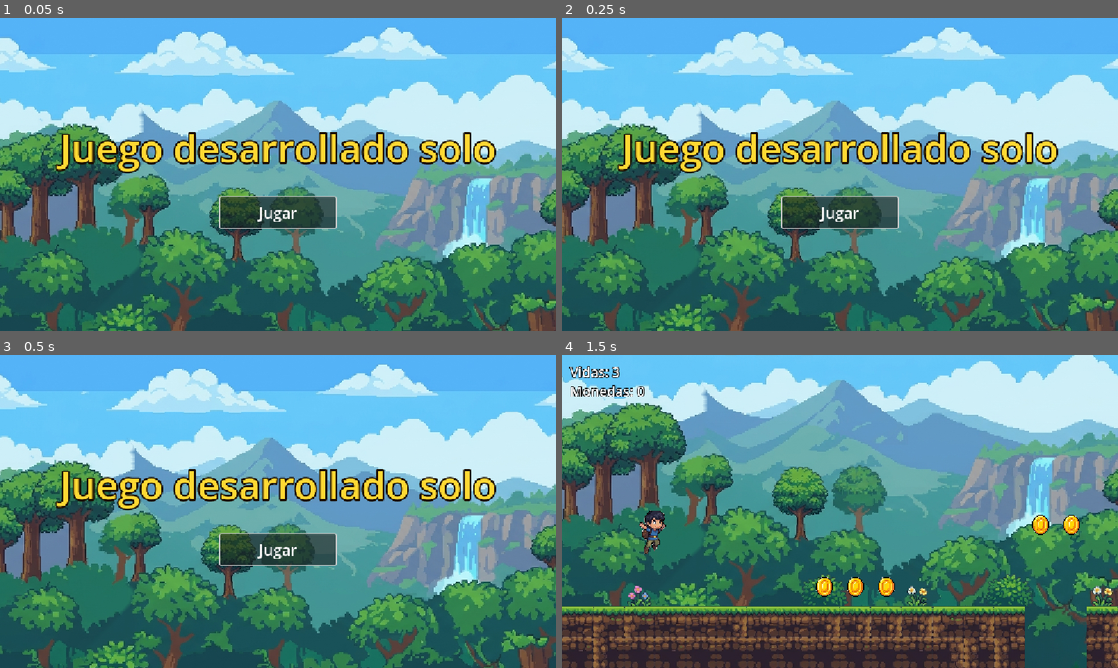
Above: before the commit, frames 1-4 (two rows, left to right).
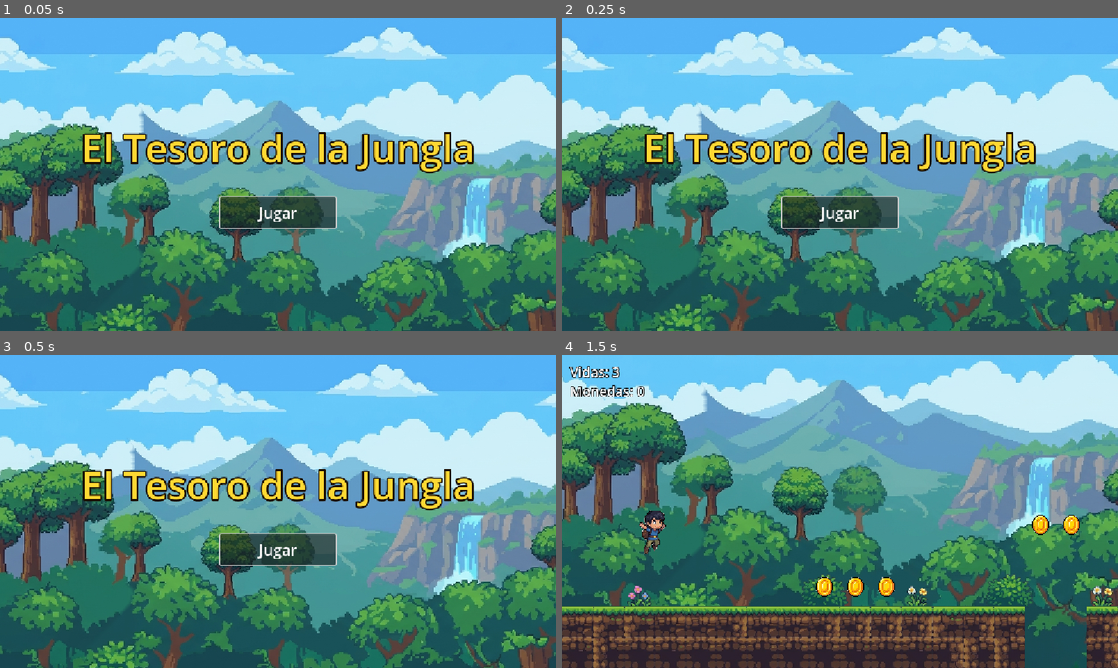
Above: after the commit, the same moments.

Repository: joseacunab/godot---desarrollo-solo
Game: Godot game, scene res://assets/Escenas/inicio.tscn
Two runs of this game, one before a commit and one after it. Both use one fixed random seed, a clock stepped at 60 frames per second and the inputs below.
Inputs:
- Up to frame 1 (0.05 s): no input
- Up to frame 2 (0.25 s): no input
- Up to frame 3 (0.5 s): no input
- Up to frame 4 (1.5 s): click "Jugar" at 0.5 s; tap Enter (ui_accept) at 1.25 s; hold Right (ui_right) from 1.28 s (still down)

The runs differ from the first frame. In frame 1, 5.3% of the frame differs, in the area x 9-90%, y 36-50%; in frame 2, 5.4%; in frame 3, 5.3%; in frame 4, nothing differs.

Commit message:
Renombra el juego a "El Tesoro de la Jungla" y añade botón Menú
- project.godot: config/name = "El Tesoro de la Jungla".
- inicio.tscn: el título muestra el nuevo nombre.
- HUD: botón "Menú" en el panel de nivel completado que quita la
  pausa y vuelve a inicio.tscn.

Co-Authored-By: Claude Opus 5.5 <noreply@anthropic.com>

Diff:
--- a/assets/Escenas/hud.tscn
+++ b/assets/Escenas/hud.tscn
@@ -73,3 +73,10 @@
 size_flags_horizontal = 4
 theme_override_font_sizes/font_size = 28
 text = "Volver a jugar"
+
+[node name="Menu" type="Button" parent="NivelCompletado/Centro/Caja"]
+custom_minimum_size = Vector2(260, 56)
+layout_mode = 2
+size_flags_horizontal = 4
+theme_override_font_sizes/font_size = 28
+text = "Menú"
--- a/assets/Escenas/inicio.tscn
+++ b/assets/Escenas/inicio.tscn
@@ -34,7 +34,7 @@
 theme_override_colors/font_outline_color = Color(0.1, 0.05, 0, 1)
 theme_override_constants/outline_size = 14
 theme_override_font_sizes/font_size = 80
-text = "Juego desarrollado solo"
+text = "El Tesoro de la Jungla"
 horizontal_alignment = 1
 
 [node name="Jugar" type="Button" parent="Interfaz/Centro/Caja"]
--- a/assets/Scripts/hud.gd
+++ b/assets/Scripts/hud.gd
@@ -5,10 +5,12 @@
 @onready var pantalla_final: ColorRect = $NivelCompletado
 @onready var etiqueta_monedas_final: Label = $NivelCompletado/Centro/Caja/MonedasFinal
 @onready var boton_volver: Button = $NivelCompletado/Centro/Caja/VolverAJugar
+@onready var boton_menu: Button = $NivelCompletado/Centro/Caja/Menu
 
 
 func _ready() -> void:
 	boton_volver.pressed.connect(_on_volver_a_jugar_pressed)
+	boton_menu.pressed.connect(_on_menu_pressed)
 
 
 # Muestra las vidas y monedas del jugador y se actualiza cada vez que cambian.
@@ -27,7 +29,7 @@
 	etiqueta_monedas.text = "Monedas: %d" % monedas
 
 
-# El HUD tiene process_mode = Always, así que el botón funciona con el juego en pausa.
+# El HUD tiene process_mode = Always, así que los botones funcionan con el juego en pausa.
 func mostrar_nivel_completado(monedas: int, total: int) -> void:
 	etiqueta_monedas_final.text = "Monedas: %d / %d" % [monedas, total]
 	pantalla_final.show()
@@ -37,3 +39,8 @@
 func _on_volver_a_jugar_pressed() -> void:
 	get_tree().paused = false
 	get_tree().reload_current_scene()
+
+
+func _on_menu_pressed() -> void:
+	get_tree().paused = false
+	get_tree().change_scene_to_file("res://assets/Escenas/inicio.tscn")
--- a/project.godot
+++ b/project.godot
@@ -10,7 +10,7 @@
 
 [application]
 
-config/name="Juego desarrollado solo"
+config/name="El Tesoro de la Jungla"
 run/main_scene="res://assets/Escenas/inicio.tscn"
 config/features=PackedStringArray("4.7", "Forward Plus")
 config/icon="res://icon.svg"
Not shown, changed: CLAUDE.md
